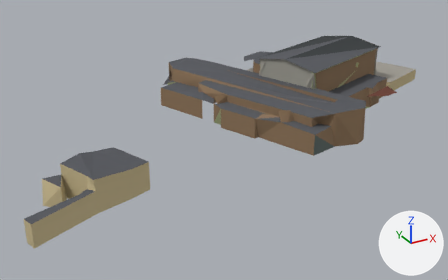
Renders of the glTF model public/canal-drive/models/amstelstation.lod2.glb from each side of a commit.
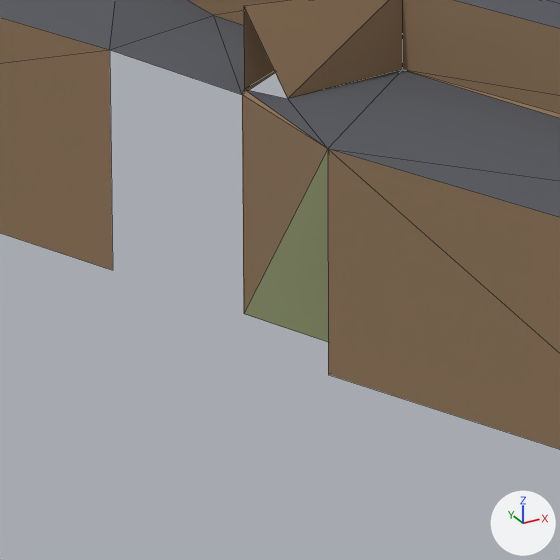
The first picture shows the older version from a 50 mm camera at (-92.1, -157.2, 77.7) aimed at (1.2, 12.3, -7.0). The close-ups show the older and then the newer version on the part from 43% to 54% of the width and 34% to 51% of the height of that picture. Only the edits that show in the close-ups are written down. Every picture has the same lights, and +X, +Y and +Z are marked at lower right. The close-ups show mesh edges as thin lines. Where no turn or scale is listed for an object, it has been applied to the vertices. Vertices at exactly the same position are counted once.

The first close-up shows 'lod2'.
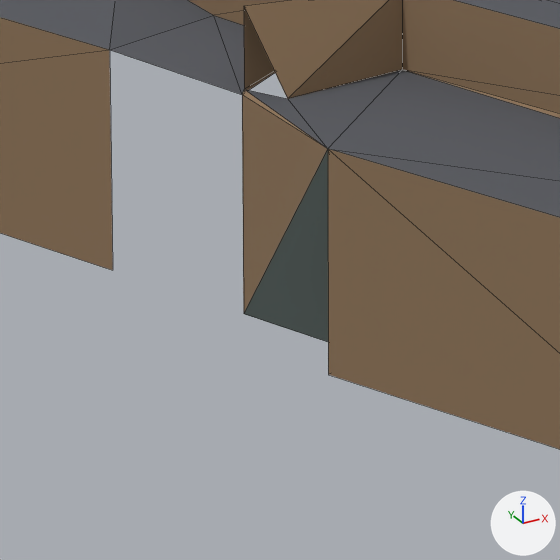
What differs and where, as boxes (x1, y1, x2, y2) in the close-ups (560 x 560 px):
part 1 of me_lod2, recoloured (greyish green to dark grey): (244, 149, 328, 342) in both

Patch to the scene script:
```diff
--- a/public/canal-drive/models/amstelstation.lod2.glb.py
+++ b/public/canal-drive/models/amstelstation.lod2.glb.py
@@ me_lod2 @@
 me_lod2.from_pydata(...)  # 264 vertices, 353 faces; spans x -82.0..82.0, y -51.0..51.0, z -9.0..9.0
 # used by ob_lod2; location = (8.05, 16.78, 9.43)
+# me_lod2 part 1: 3 faces spanning x -11.0..59.0, y -33.0..-3.0, z -9.0..7.0 switch from mat_material_4 (greyish green #a6ae81) to mat_material_5 (dark grey #5f6b68)
 me_lod2.materials.append(mat_material_0)
```
